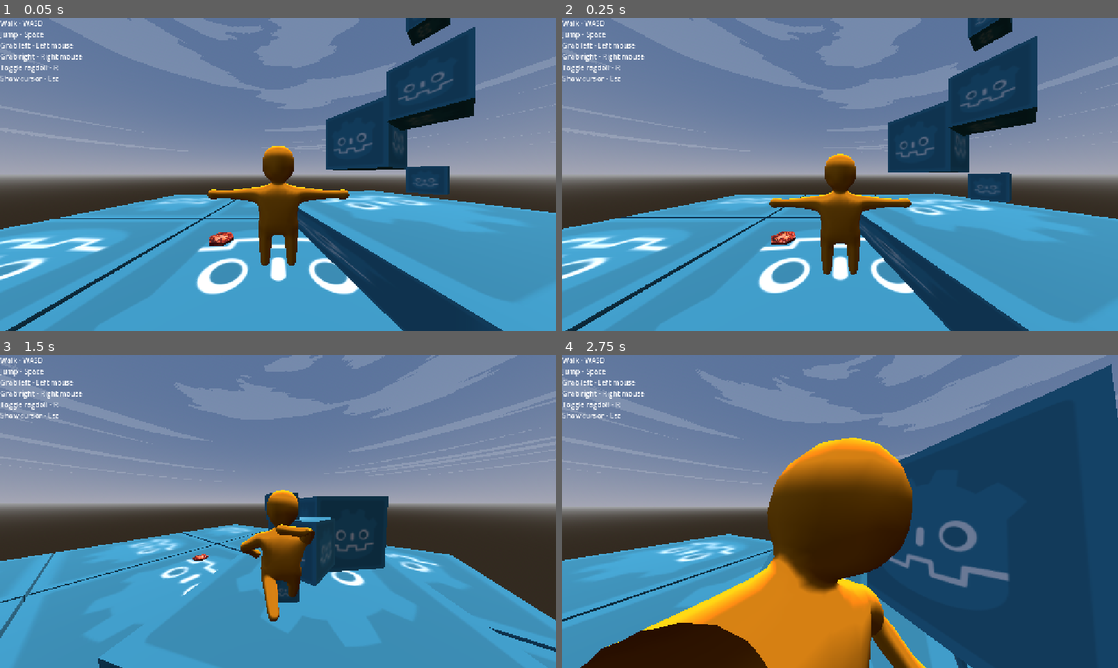
Above: before the commit, frames 1-4 (two rows, left to right).
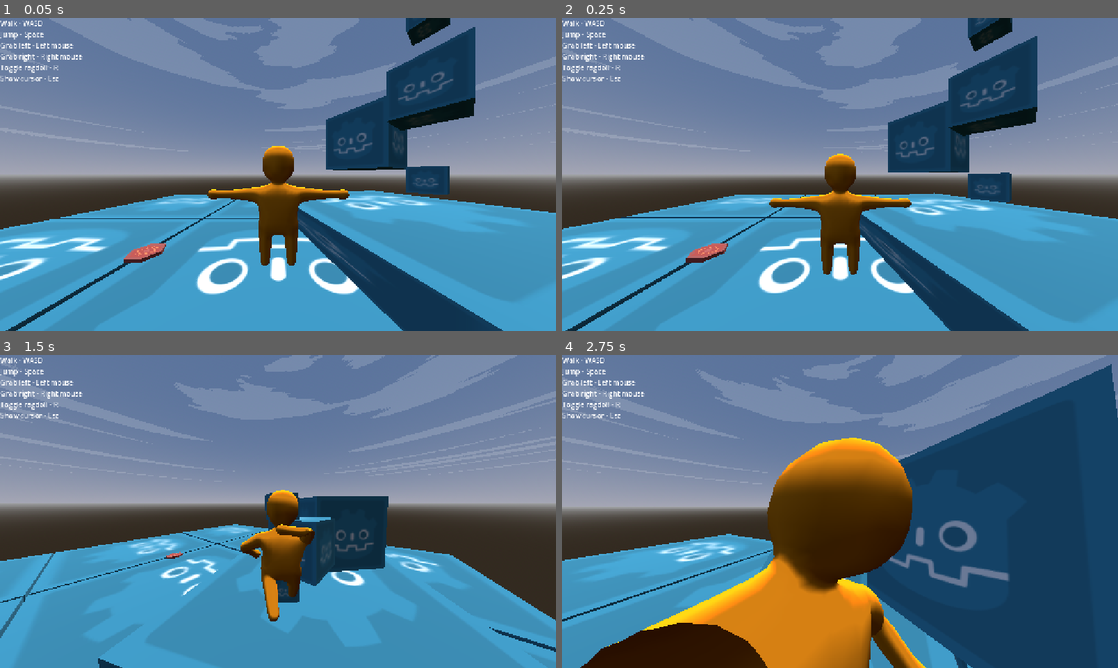
Above: after the commit, the same moments.

Repository: Lost-Rabbit-Digital/ChefWobbles
Game: Godot game, scene res://scenes/demo_scene.tscn
Two runs of this game, one before a commit and one after it. Both use one fixed random seed, a clock stepped at 60 frames per second and the inputs below. Sound files missing from this copy of the repository are replaced by a short silence.
Inputs (mouse positions are in pixels of both pictures, inside the frame that each line leads up to):
- Up to frame 1 (0.05 s): no input
- Up to frame 2 (0.25 s): no input
- Up to frame 3 (1.5 s): move the mouse to (400, 495) at 0.52 s; press the mouse at (400, 495) at 0.53 s; hold D (move_right) 0.53-1.28 s; tap Space (jump) at 0.77 s; move the mouse to (250, 511) at 1.27 s; release the mouse at (250, 511) at 1.28 s; hold W (move_forward) from 1.28 s (still down); right-click (250, 511) at 1.35 s
- Up to frame 4 (2.75 s): keep holding W (move_forward); tap Space (jump) at 1.52 s; move the mouse to (851, 505) at 2.02 s; tap R (ragdoll) at 2.1 s

The runs differ from the first frame. In frame 1, 0.5% of the frame differs, in the area x 22-42%, y 68-79%; in frame 2, 0.4%; in frame 3, less than 0.1%; in frame 4, nothing differs.

Commit message:
Updating tomato texture

Diff:
--- a/godot_project/models/food/tomato_slice_material.tres
+++ /dev/null
@@ -1,8 +0,0 @@
-[gd_resource type="StandardMaterial3D" load_steps=2 format=3 uid="uid://damdg3i1gjydu"]
-
-[ext_resource type="Texture2D" uid="uid://dt15bbvrnw4bj" path="res://models/food/tomato_texture.png" id="1_m61jw"]
-
-[resource]
-albedo_texture = ExtResource("1_m61jw")
-texture_filter = 0
-texture_repeat = false
--- a/godot_project/scenes/demo_scene.tscn
+++ b/godot_project/scenes/demo_scene.tscn
@@ -14,7 +14,7 @@
 [ext_resource type="AudioStream" uid="uid://c58316sy0yjlm" path="res://audio/music/Strange Worlds.ogg" id="12_akofh"]
 [ext_resource type="AudioStream" uid="uid://cyowywmbdvvh5" path="res://audio/music/Sunlight Through Leaves.ogg" id="13_ijjr1"]
 [ext_resource type="AudioStream" uid="uid://bmq805hd2t7ae" path="res://audio/music/Wanderers Tale.ogg" id="14_xjtv6"]
-[ext_resource type="PackedScene" uid="uid://wjiot7od4cla" path="res://models/food/tomato_slice.fbx" id="15_8iuhj"]
+[ext_resource type="PackedScene" uid="uid://64mdognmqsv4" path="res://models/food/tomato_slice.glb" id="15_8iuhj"]
 
 [sub_resource type="Sky" id="Sky_67mw3"]
 sky_material = ExtResource("1_8iuhj")
@@ -294,5 +294,5 @@
 [node name="CollisionShape3D" type="CollisionShape3D" parent="Environment/Ground9"]
 shape = SubResource("BoxShape3D_kfml7")
 
-[node name="tomato_slice" parent="." instance=ExtResource("15_8iuhj")]
-transform = Transform3D(1, 0, 0, 0, 1, 0, 0, 0, 1, -2.4934, 0.471393, -2.3235)
+[node name="blockbench_export" parent="." instance=ExtResource("15_8iuhj")]
+transform = Transform3D(1, 0, 0, 0, 1, 0, 0, 0, 1, -4.83988, 0.471393, -1.23876)
Binary file added: godot_project/models/food/texture.png
Not shown, changed: godot_project/models/food/texture.png.import
Not shown, removed: godot_project/models/food/tomato_slice.fbx
Binary file added: godot_project/models/food/tomato_slice.glb
Not shown, added: godot_project/models/food/tomato_slice.glb.import
Binary file removed: godot_project/models/food/tomato_texture.png
Not shown, changed: godot_project/models/stations/prep_station.fbx.import
Not shown, added: godot_project/models/stations/texture.png.import
Not shown, changed: blockbench_models/food/tomato_slice.bbmodel
